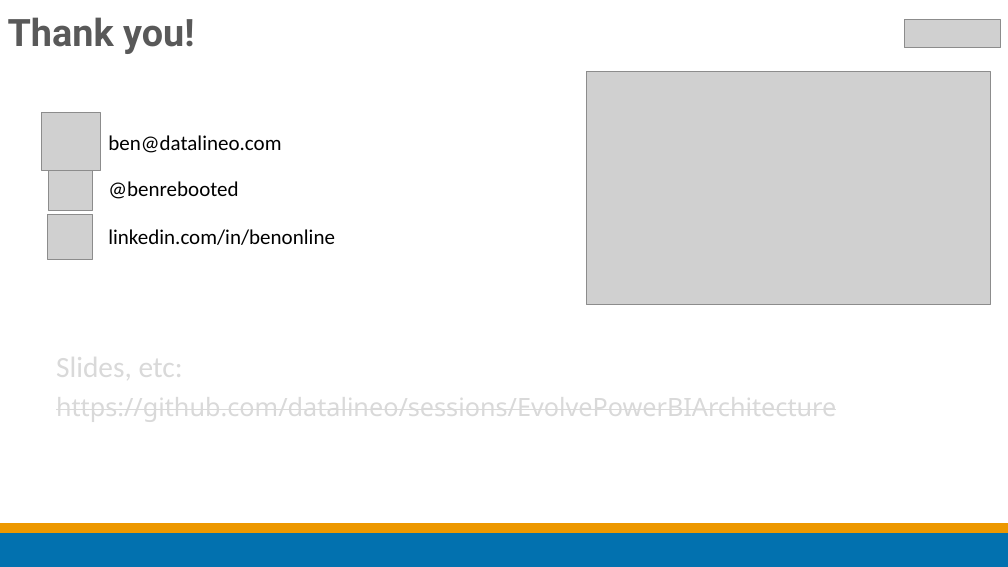
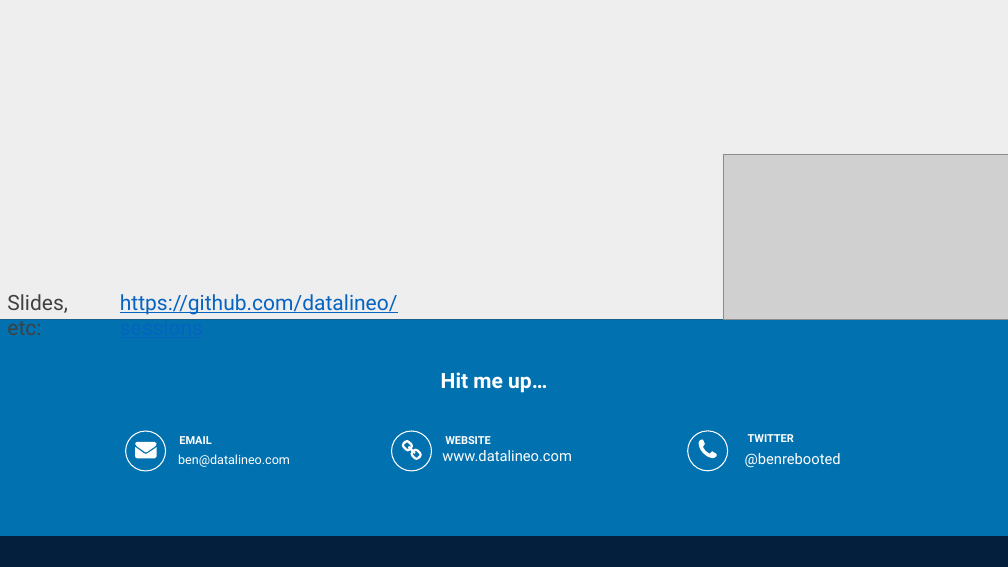
Before and after one commit to datalineo/sessions, a slide deck: slide 12 of Evolve Power BI Architecture/Evolving your Power BI Architecture using Dataflows and Shared Datasets.pptx. Drawn at 1008x567 pixels with LibreOffice and Linux fonts; fonts in the diff are those of the drawing; grey boxes stand for pictures; background and template pictures are left out; a plain dark background stands for a picture behind light text. Boxes give left, top, right and bottom in pixels: in the first picture for what was removed or moved away, otherwise in the second. Text is boxed around its words. In the diff, an @@ line names an element or a change of style, - is before the commit and + after.

```diff
--- a/Evolve Power BI Architecture/Evolving your Power BI Architecture using Dataflows and Shared Datasets.pptx
+++ b/Evolve Power BI Architecture/Evolving your Power BI Architecture using Dataflows and Shared Datasets.pptx
@@ background #FFFFFF to picture (left out) @@
@@ rectangle added at [0,0,1008,319], fill #FFFFFF at 92% opacity @@
@@ title removed at [8,17,194,54] @@
-Thank you!
@@ picture removed at [904,20,1001,48] @@
@@ picture removed at [42,113,100,171] @@
@@ picture removed at [48,166,92,209] @@
@@ picture: place and size @@
-picture at [587,71,991,305]
+picture at [723,154,1008,319]
@@ picture removed at [48,214,92,259] @@
@@ text removed at [108,229,335,245] @@
-linkedin.com/in/benonline
@@ text "Slides, etc:": place and size @@
-text "Slides, etc:" at [56,350,183,386]
+text "Slides, etc:" at [7,294,68,335]
@@ text "Slides, etc:" at [7,294,68,335]: size 28 to 20 pt, font Calibri to Roboto, text colour #D9D9D9 to #404040 @@
@@ text at [120,294,398,319]: text changed; size 24 to 20 pt; font Noto Sans to Roboto; text colour #D9D9D9 to #0563C1 @@
-https://github.com/datalineo/sessions/EvolvePowerBIArchitecture
+https://github.com/datalineo/sessions
@@ rectangle added at [0,319,1008,535], fill #0271AF @@
@@ rectangle added at [0,359,1008,567], fill #041F3E @@
@@ text added at [441,372,547,393], 20 pt, text #FFFFFF, bold @@
+Hit me up…
@@ ellipse added at [126,431,166,471], outline #FFFFFF 1 pt @@
@@ freeform shape added at [135,442,157,458], fill #FFFFFF @@
@@ text "ben@datalineo.com": place and size @@
-text "ben@datalineo.com" at [108,135,281,153]
+text "ben@datalineo.com" at [178,454,290,467]
@@ text "ben@datalineo.com" at [178,454,290,467]: size 20 to 12 pt, font Calibri to Roboto, text colour #000000 to #FFFFFF; line spacing 1 to 1.5; vertical alignment top to middle @@
@@ text added at [179,436,211,444], 10.5 pt, text #FFFFFF, bold @@
+EMAIL
@@ ellipse added at [392,431,432,471], outline #FFFFFF 1 pt @@
@@ freeform shape added at [402,440,422,461], fill #FFFFFF @@
@@ text added at [445,436,490,444], 10.5 pt, text #FFFFFF, bold @@
+WEBSITE
@@ ellipse added at [688,431,728,471], outline #FFFFFF 1 pt @@
@@ freeform shape added at [699,439,717,458], fill #FFFFFF @@
@@ text "@benrebooted": place and size @@
-text "@benrebooted" at [108,181,238,199]
+text "@benrebooted" at [745,453,841,468]
@@ text "@benrebooted" at [745,453,841,468]: size 20 to 14 pt, font Calibri to Roboto, text colour #000000 to #FFFFFF; line spacing 1 to 1.5; vertical alignment top to middle @@
@@ text added at [748,434,794,442], 10.5 pt, text #FFFFFF, bold @@
+TWITTER
@@ text added at [442,450,572,461], 14 pt, text #FFFFFF @@
+www.datalineo.com
@@ rectangle removed at [0,532,1008,567] @@
@@ rectangle removed at [0,523,1008,532] @@
```
Also in this commit, not shown: 7 other slides changed, 4 slides added, 4 slides removed, 5 other files.
